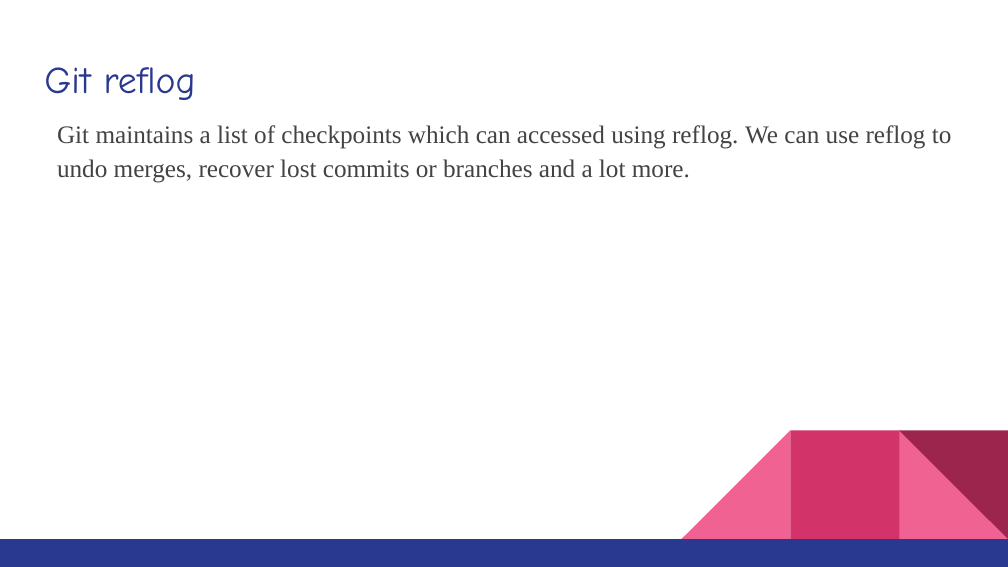
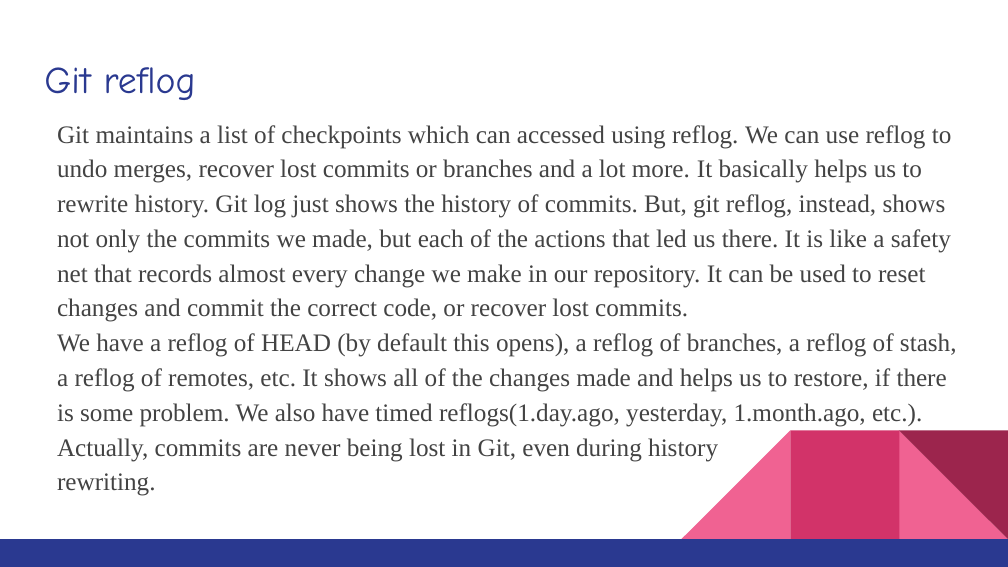
Before and after one commit to MrVaibhavChamp/Git-Advanced-Features, a slide deck: slide 11 of KOSS ppt.pptx. Drawn at 1008x567 pixels with LibreOffice and Linux fonts; fonts in the diff are those of the drawing. Boxes give left, top, right and bottom in pixels: in the first picture for what was removed or moved away, otherwise in the second. Text is boxed around its words. In the diff, an @@ line names an element or a change of style, - is before the commit and + after.

```diff
--- a/KOSS ppt.pptx
+++ b/KOSS ppt.pptx
@@ text at (57, 125, 957, 496): text changed @@
-Git maintains a list of checkpoints which can accessed using reflog. We can use reflog to undo merges, recover lost commits or branches and a lot more.
+Git maintains a list of checkpoints which can accessed using reflog. We can use reflog to undo merges, recover lost commits or branches and a lot more. It basically helps us to rewrite history. Git log just shows the history of commits. But, git reflog, instead, shows not only the commits we made, but each of the actions that led us there. It is like a safety net that records almost every change we make in our repository. It can be used to reset changes and commit the correct code, or recover lost commits.
+We have a reflog of HEAD (by default this opens), a reflog of branches, a reflog of stash, a reflog of remotes, etc. It shows all of the changes made and helps us to restore, if there is some problem. We also have timed reflogs(1.day.ago, yesterday, 1.month.ago, etc.).
+Actually, commits are never being lost in Git, even during history
+rewriting.
```
Also in this commit, not shown: 1 slide added.
